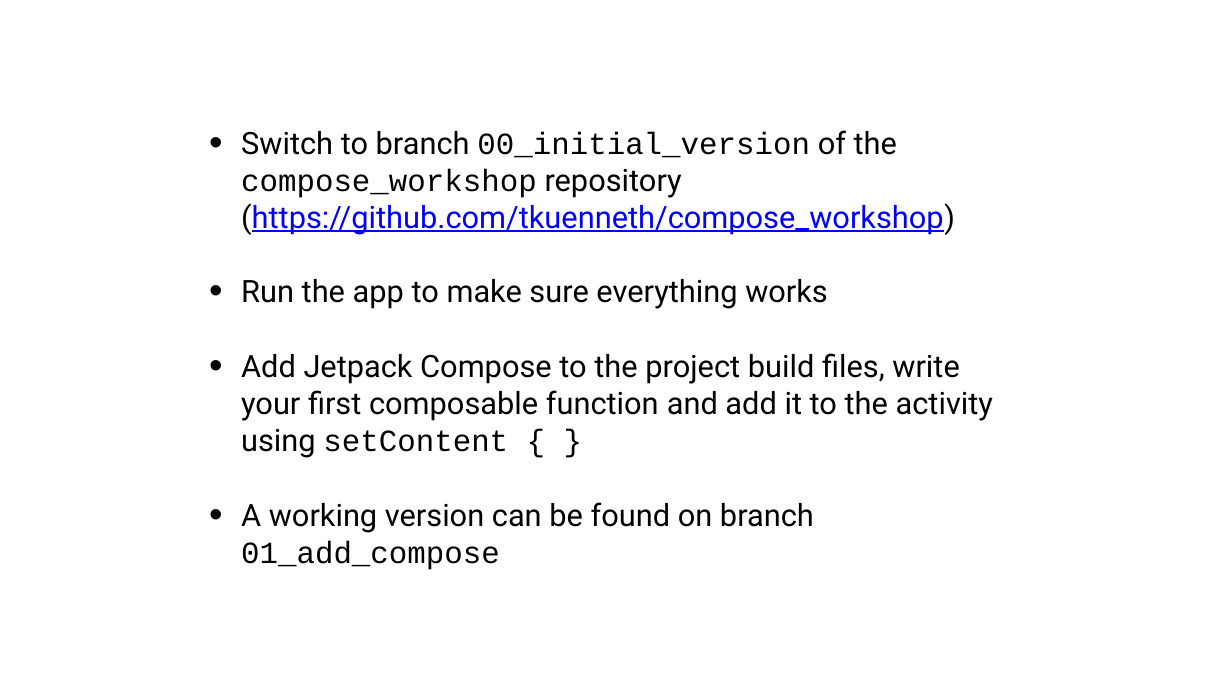
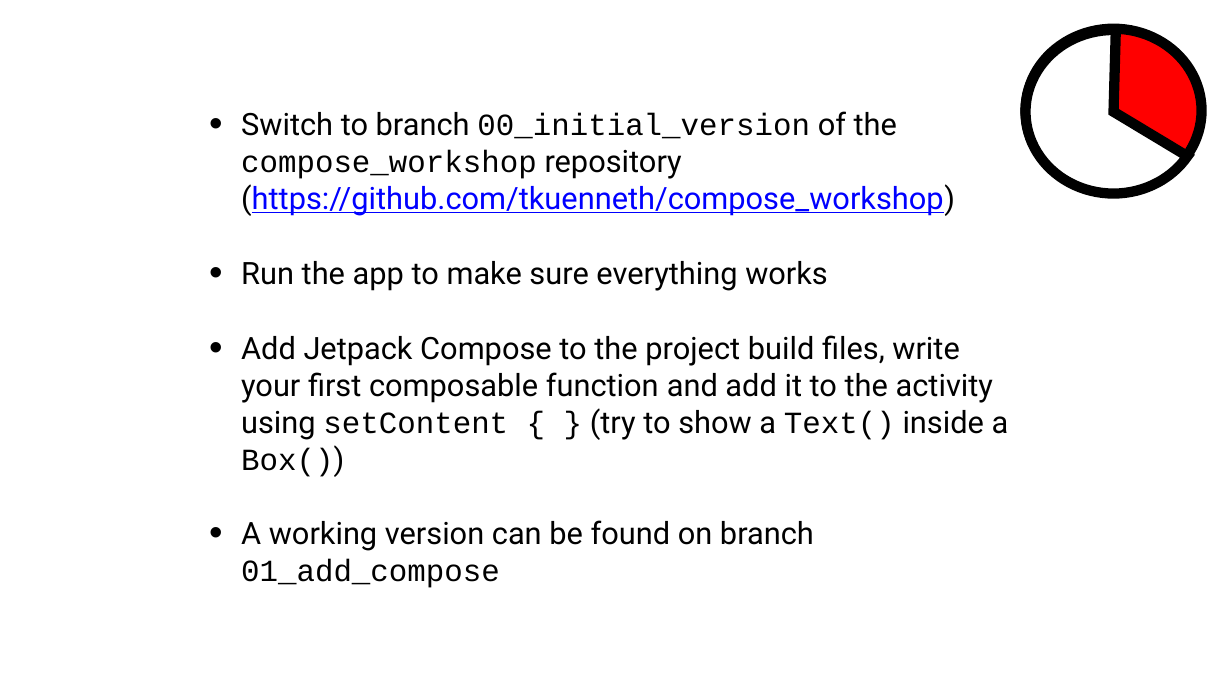
Before and after one commit to tkuenneth/compose_workshop, a slide deck: slide 20 of slides/02_Basics.pptx (slide 17 before the commit). Drawn at 1232x693 pixels with LibreOffice and Linux fonts; fonts in the diff are those of the drawing; background and template pictures are left out. Boxes give left, top, right and bottom in pixels: in the first picture for what was removed or moved away, otherwise in the second. Text is boxed around its words. In the diff, an @@ line names an element or a change of style, - is before the commit and + after.

Commit message:
Finished slides

```diff
--- a/slides/02_Basics.pptx
+++ b/slides/02_Basics.pptx
@@ ellipse added at (1026, 29, 1202, 192), fill #FF0000, outline #000000 16 pt @@
@@ pie slice (boxed as its full ellipse) added at (1026, 30, 1202, 194), fill #FFFFFF, outline #000000 16 pt @@
@@ text at (241, 335, 1009, 477): text changed @@
-• Add Jetpack Compose to the project build files, write your first composable function and add it to the activity using setContent { }
+• Add Jetpack Compose to the project build files, write your first composable function and add it to the activity using setContent { } (try to show a Text() inside a Box())
```
Also in this commit, not shown: 4 other slides changed, 3 slides added, 1 slide removed, 3 other files.
